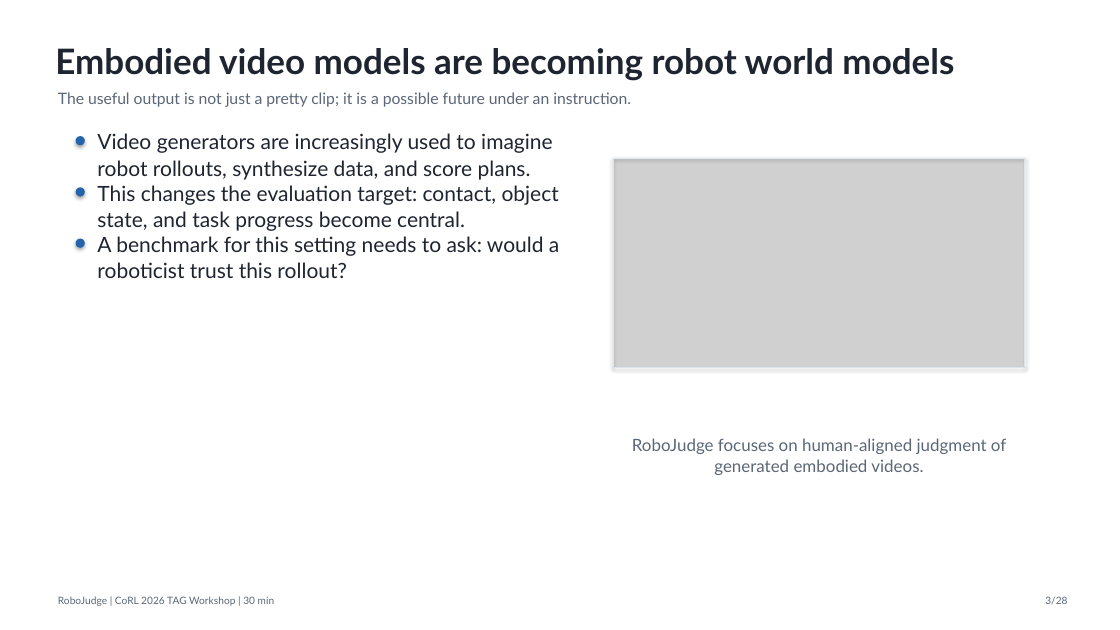
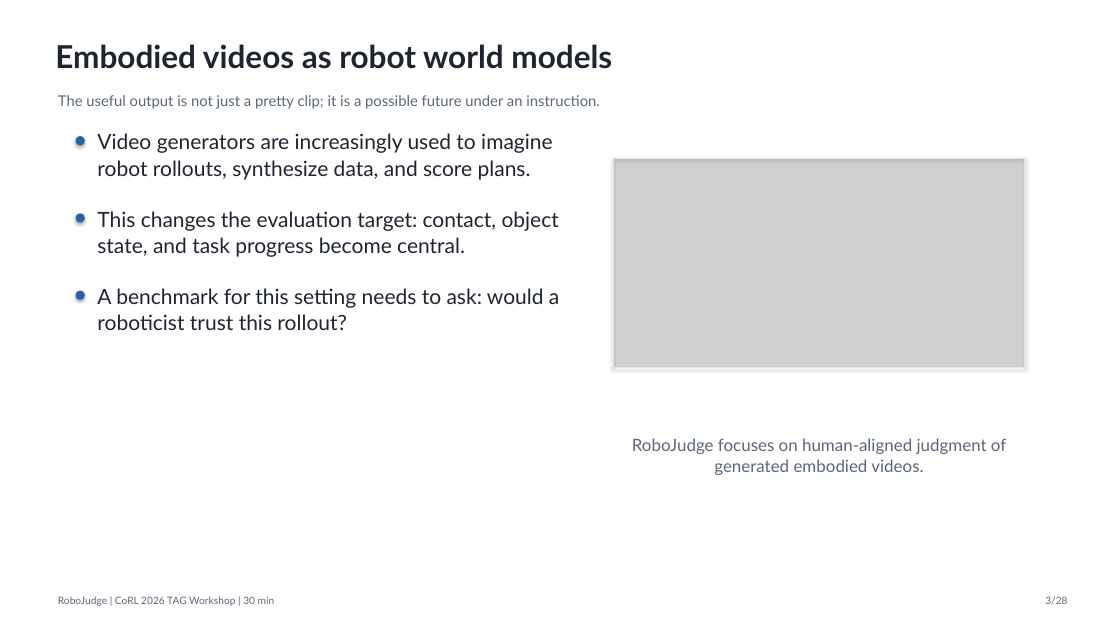
Before and after one commit to SiyuanMaCS/SiyuanMaCS.github.io, a slide deck: slide 3 of RoboJudge-slides/RoboJudge_CoRL_TAG_full_30min.pptx. Drawn at 1120x630 pixels with LibreOffice and Linux fonts; fonts in the diff are those of the drawing; grey boxes stand for pictures. Boxes give left, top, right and bottom in pixels: in the first picture for what was removed or moved away, otherwise in the second. Text is boxed around its words. In the diff, an @@ line names an element or a change of style, - is before the commit and + after.

```diff
--- a/RoboJudge-slides/RoboJudge_CoRL_TAG_full_30min.pptx
+++ b/RoboJudge-slides/RoboJudge_CoRL_TAG_full_30min.pptx
@@ text at (x1=55, y1=44, x2=612, y2=69): text changed; size 30 to 27 pt @@
-Embodied video models are becoming robot world models
+Embodied videos as robot world models
@@ text "The useful output is not ..." at (x1=58, y1=95, x2=600, y2=109): size 13.5 to 12.7 pt @@
@@ text "This changes the evaluation target: ..." moved from (x1=97, y1=185, x2=559, y2=231) to (x1=97, y1=211, x2=559, y2=257) @@
@@ ellipse moved from (x1=76, y1=187, x2=85, y2=197) to (x1=76, y1=213, x2=85, y2=223) @@
@@ ellipse moved from (x1=76, y1=239, x2=85, y2=248) to (x1=76, y1=291, x2=85, y2=300) @@
@@ text "A benchmark for this setting ..." moved from (x1=97, y1=236, x2=559, y2=278) to (x1=97, y1=288, x2=559, y2=330) @@
```
Also in this commit, not shown: 27 other slides changed, 5 other files.
